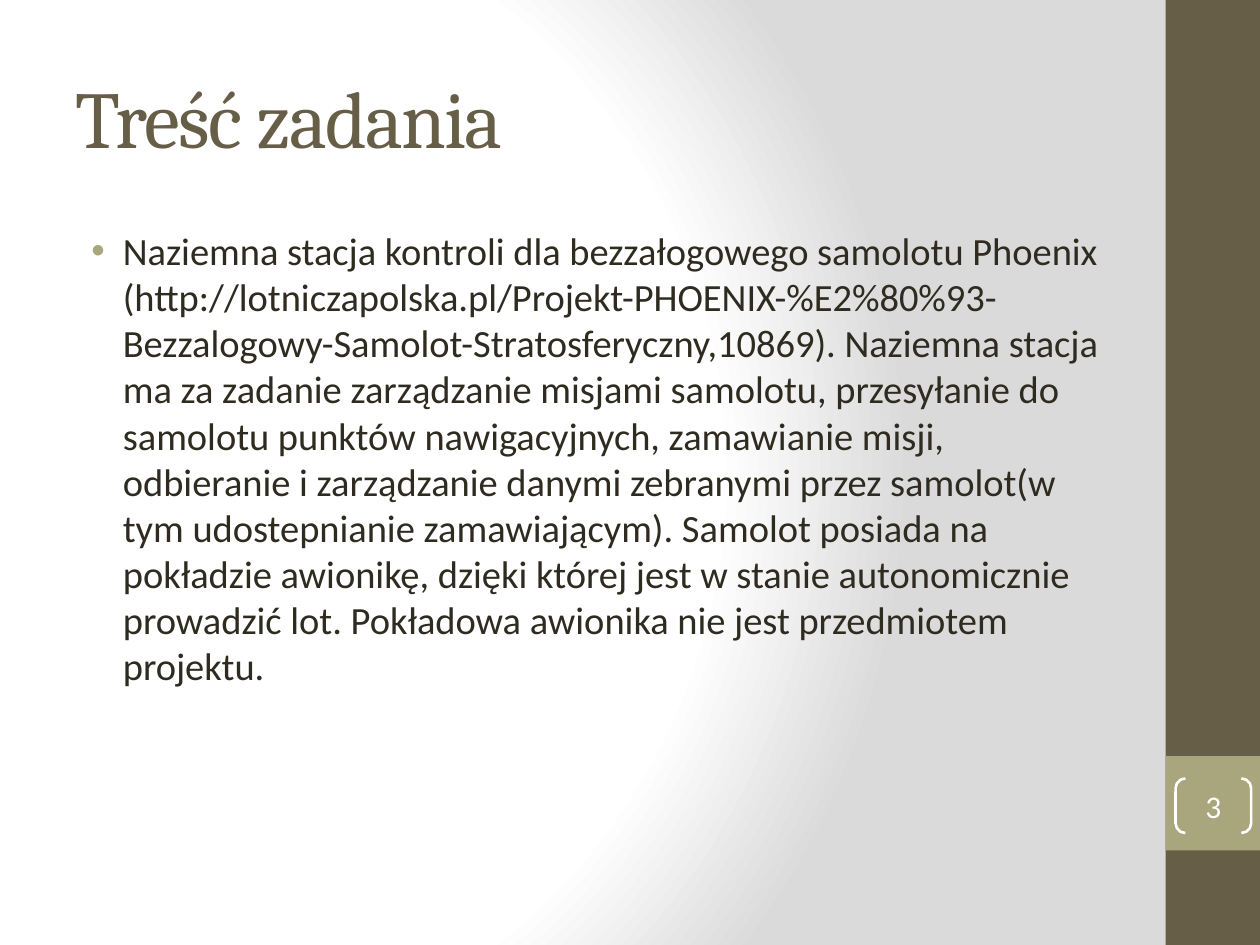
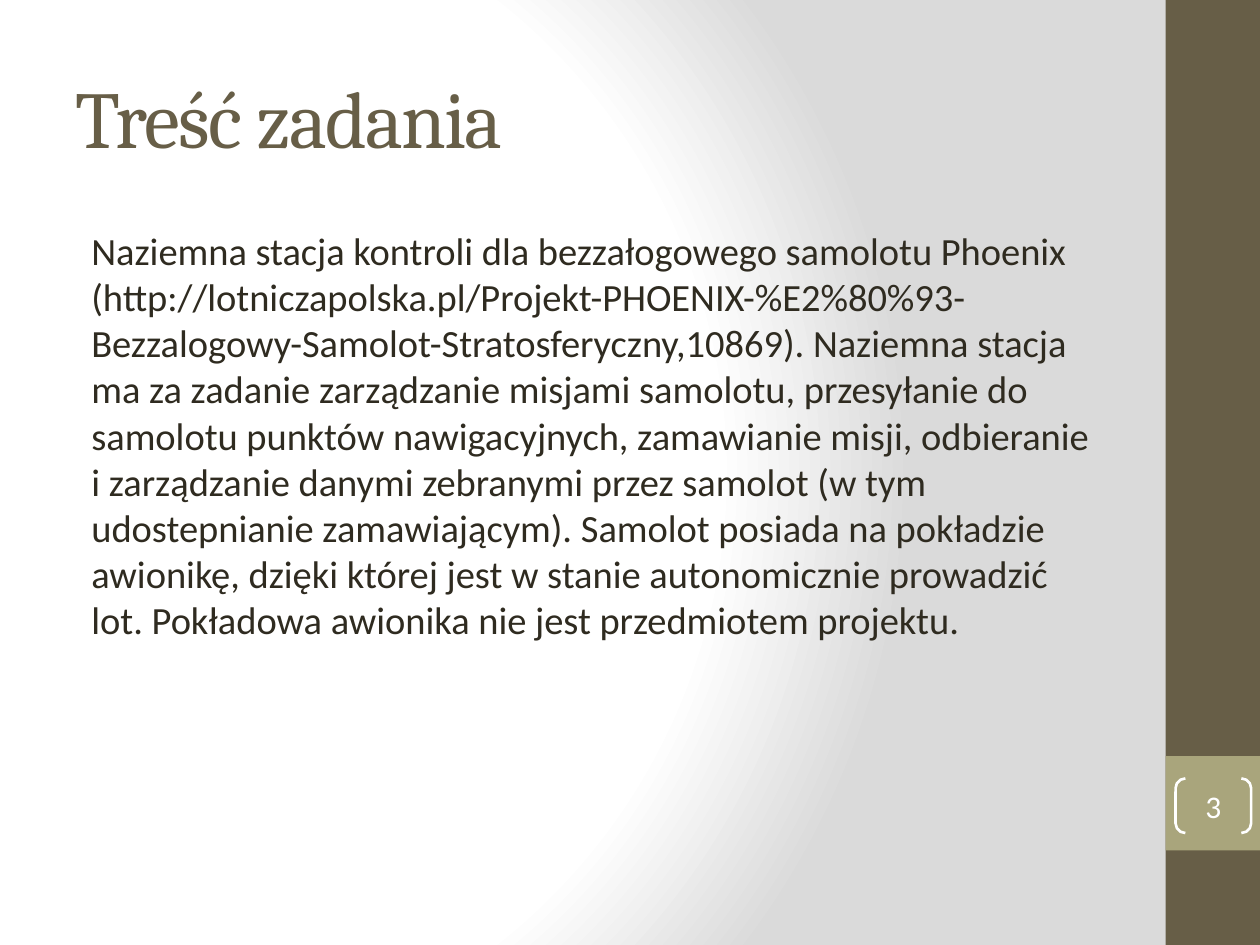
Before and after one commit to manisero/SemesterX, a slide deck: slide 3 of AIS/projekt/etap1/etap1.pptx. Drawn at 1260x945 pixels with LibreOffice and Linux fonts; fonts in the diff are those of the drawing. Boxes give left, top, right and bottom in pixels: in the first picture for what was removed or moved away, otherwise in the second. Text is boxed around its words. In the diff, an @@ line names an element or a change of style, - is before the commit and + after.

```diff
--- a/AIS/projekt/etap1/etap1.pptx
+++ b/AIS/projekt/etap1/etap1.pptx
@@ text at bbox=[91, 238, 1089, 641]: text changed @@
-• Naziemna stacja kontroli dla bezzałogowego samolotu Phoenix (http://lotniczapolska.pl/Projekt-PHOENIX-%E2%80%93-Bezzalogowy-Samolot-Stratosferyczny,10869). Naziemna stacja ma za zadanie zarządzanie misjami samolotu, przesyłanie do samolotu punktów nawigacyjnych, zamawianie misji, odbieranie i zarządzanie danymi zebranymi przez samolot(w tym udostepnianie zamawiającym). Samolot posiada na pokładzie awionikę, dzięki której jest w stanie autonomicznie prowadzić lot. Pokładowa awionika nie jest przedmiotem projektu.
+Naziemna stacja kontroli dla bezzałogowego samolotu Phoenix (http://lotniczapolska.pl/Projekt-PHOENIX-%E2%80%93-Bezzalogowy-Samolot-Stratosferyczny,10869). Naziemna stacja ma za zadanie zarządzanie misjami samolotu, przesyłanie do samolotu punktów nawigacyjnych, zamawianie misji, odbieranie i zarządzanie danymi zebranymi przez samolot (w tym udostepnianie zamawiającym). Samolot posiada na pokładzie awionikę, dzięki której jest w stanie autonomicznie prowadzić lot. Pokładowa awionika nie jest przedmiotem projektu.
```
Also in this commit, not shown: 5 other slides changed, 2 slides added, 1 other file.
